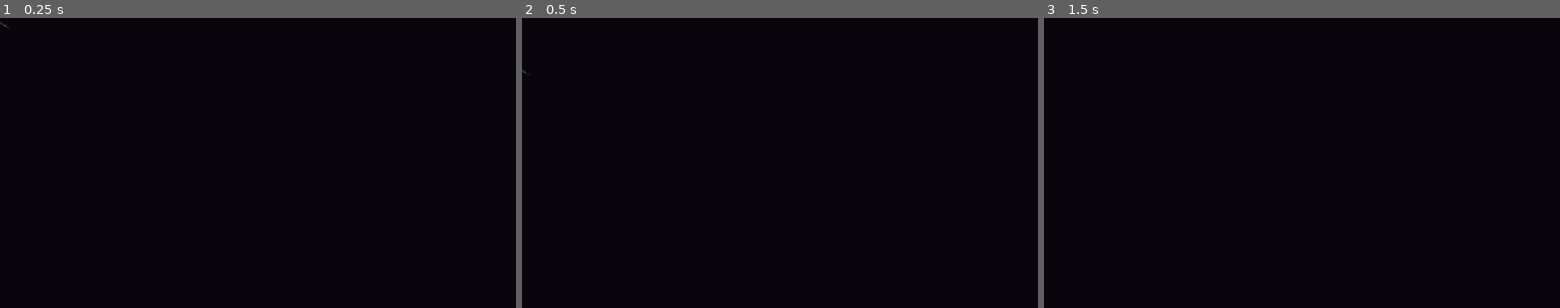
Above: before the commit, frames 1-3 (left to right).
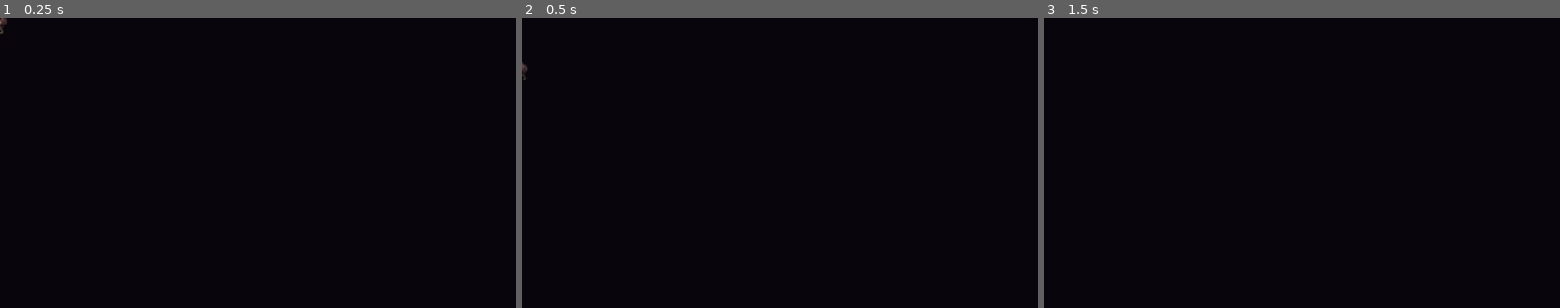
Above: after the commit, the same moments.

Repository: bessaract-dev/Kira
Game: Godot game, scene res://scenes/entities/enemy_skeleton.tscn
Same seed, same stepped clock (60 frames per second), same inputs: the game is played once before the commit and once after it. This scene is started directly instead of the project's main scene.
Inputs (mouse positions are in pixels of both pictures, inside the frame that each line leads up to):
- Up to frame 1 (0.25 s): no input
- Up to frame 2 (0.5 s): no input
- Up to frame 3 (1.5 s): tap Enter at 0.5 s; move the mouse to (1415, 148) at 0.52 s; hold D (move_right) from 0.53 s (still down); tap J (attack) at 0.6 s; click (1415, 148) at 0.67 s; tap Space (jump) at 0.77, 1.25 s; tap K (throw) at 0.8, 1.35 s; move the mouse to (1198, 177) at 1.27 s

The runs differ from the first frame. In frame 1, less than 0.1% of the frame differs, in the area x 0-2%, y 0-6%; in frame 2, less than 0.1%; in frame 3, nothing differs.

Commit message:
Fix skeleton facing: per-animation direction, turn deadzone, forward slash; version 0.9
Co-Authored-By: Claude Opus 5.5 (1M context) <noreply@anthropic.com>
Claude-Session: https://claude.ai/code/session_017u7EKni8pJsWhtS5LsJuL2

Diff:
--- a/assets/characters/skeleton/skeleton_frames.tres
+++ b/assets/characters/skeleton/skeleton_frames.tres
@@ -433,28 +433,16 @@
 "texture": SubResource("a44")
 }, {
 "duration": 1.0,
-"texture": SubResource("a45")
-}, {
-"duration": 1.0,
-"texture": SubResource("a46")
-}, {
-"duration": 1.0,
-"texture": SubResource("a47")
-}, {
-"duration": 1.0,
-"texture": SubResource("a48")
-}, {
-"duration": 1.0,
-"texture": SubResource("a49")
-}, {
-"duration": 1.0,
-"texture": SubResource("a50")
-}, {
-"duration": 1.0,
-"texture": SubResource("a51")
-}, {
-"duration": 1.0,
-"texture": SubResource("a52")
+"texture": SubResource("a43")
+}, {
+"duration": 1.0,
+"texture": SubResource("a41")
+}, {
+"duration": 1.0,
+"texture": SubResource("a39")
+}, {
+"duration": 1.0,
+"texture": SubResource("a37")
 }],
 "loop": false,
 "name": &"attack",
--- a/scripts/entities/skeleton.gd
+++ b/scripts/entities/skeleton.gd
@@ -26,6 +26,10 @@
 const CRUMBLE_GRID := 6
 ## Сколько скелет шатается перед тем, как рассыпаться
 const SHUDDER_TIME := 0.5
+## Анимации, нарисованные лицом вправо; остальные кадры скелета смотрят влево
+const FACES_RIGHT := ["chase"]
+## Ближе этого по горизонтали к Кире скелет не разворачивается, чтобы не дёргаться туда-сюда
+const TURN_DEADZONE := 6.0
 
 @export var max_hp := 3
 @export var shard_reward := 2
@@ -41,8 +45,8 @@
 @export var attack_reach := 48.0
 ## Длительность удара, доля удара, когда меч ранит, и пауза после
 @export var attack_time := 0.9
-@export var attack_hit_from := 0.4
-@export var attack_hit_to := 0.65
+@export var attack_hit_from := 0.62
+@export var attack_hit_to := 0.95
 @export var attack_cooldown := 1.0
 @export var hurt_time := 0.3
 @export var damage := 1
@@ -53,7 +57,6 @@
 var _state_time := 0.0
 var _cooldown := 0.0
 var _pause := 0.0
-## Кадры скелета нарисованы лицом вправо
 var _anim: AnimatedSprite2D = null
 
 @onready var _sprite: Sprite2D = $Sprite
@@ -129,7 +132,7 @@
 		_set_state(State.WANDER)
 		return
 	var offset := player.global_position - global_position
-	if offset.x != 0.0:
+	if absf(offset.x) > TURN_DEADZONE:
 		_direction = signf(offset.x)
 	if absf(offset.x) <= attack_range and _cooldown <= 0.0:
 		_set_state(State.ATTACK)
@@ -170,8 +173,10 @@
 
 func _update_visual() -> void:
 	if _anim != null:
-		_anim.flip_h = _direction < 0.0
-		_play(_animation_for_state())
+		var animation := _animation_for_state()
+		var faces_right := animation in FACES_RIGHT
+		_anim.flip_h = (_direction < 0.0) == faces_right
+		_play(animation)
 	else:
 		# Временная картинка нарисована лицом влево
 		_sprite.flip_h = _direction > 0.0
@@ -222,7 +227,7 @@
 	_hp -= amount
 	# Тяжёлая броня: почти не отбрасывает
 	velocity = Vector2(signf(global_position.x - from.x) * 60.0, -60.0)
-	if from.x != global_position.x:
+	if absf(from.x - global_position.x) > TURN_DEADZONE:
 		_direction = signf(from.x - global_position.x)
 	Sound.play("enemy_hit")
 	var target: CanvasItem = _anim if _anim != null else _sprite
@@ -302,7 +307,8 @@
 			return
 		textures[part] = load(path)
 	var k := GRAVE_HEIGHT / GRAVE_SOURCE_HEIGHT
-	var flip := -1.0 if _direction < 0.0 else 1.0
+	# Надгробие нарисовано с черепом лицом влево, как и сам скелет
+	var flip := 1.0 if _direction < 0.0 else -1.0
 	var sprites := {}
 	for part in GRAVE_PARTS:
 		var sprite := Sprite2D.new()
Not shown, changed: export_presets.cfg
